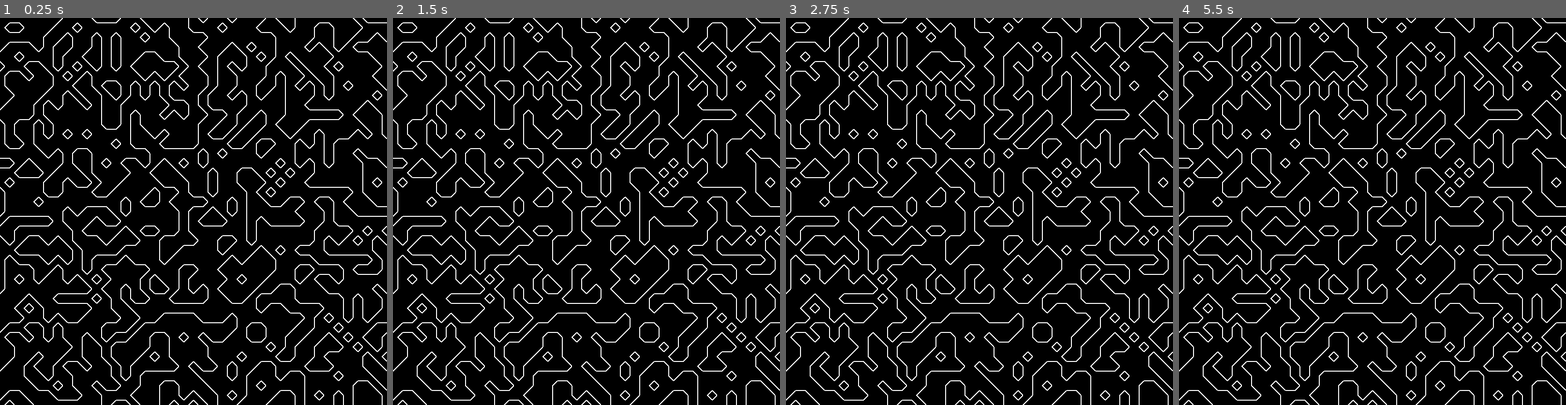
Above: before the commit, frames 1-4 (left to right).
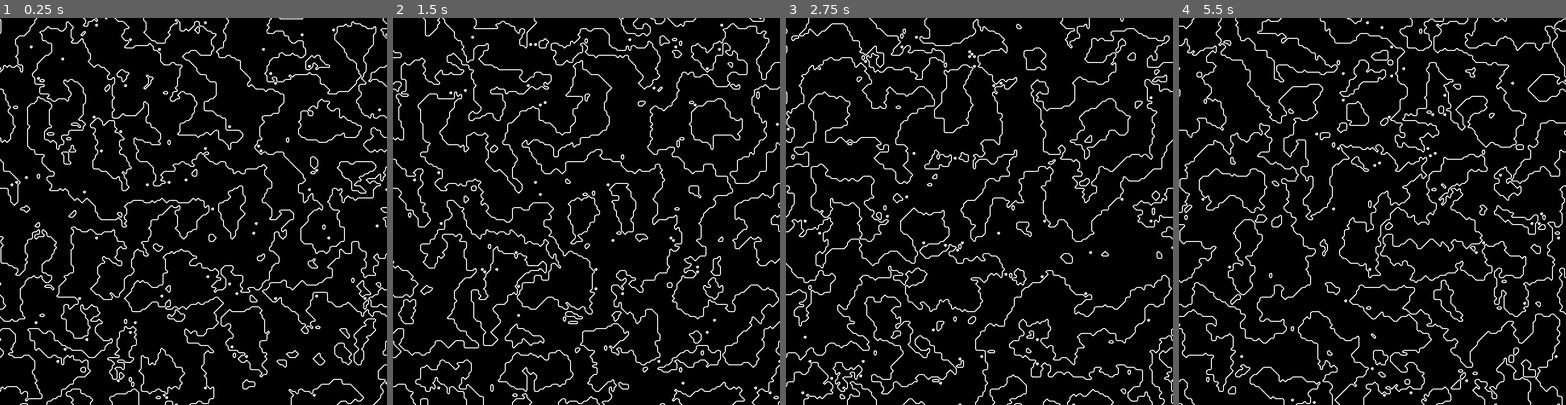
Above: after the commit, the same moments.

Repository: QuesheG/Marching-Squares
Game: Godot game, scene res://node_2d.tscn
The game is run twice, just before and just after one commit, with the same random seed, the same clock (stepped at 60 frames per second) and the same inputs.
Inputs:
- Up to frame 1 (0.25 s): no input
- Up to frame 2 (1.5 s): no input
- Up to frame 3 (2.75 s): no input
- Up to frame 4 (5.5 s): no input

The runs differ from the first frame. In frame 1, 14% of the frame differs, in the area x 0-100%, y 0-100%; in frame 2, 13%; in frame 3, 13%; in frame 4, 14%.

Commit message:
finished open simplex noise

Diff:
--- a/Node2D.gd
+++ b/Node2D.gd
@@ -7,13 +7,14 @@
 var text: CompressedTexture2D = load("res://visualize_point.png")
 
 var size: Vector2
-var offset: int
+var offset: int = 5
 var q_x_points: int
 var q_y_points: int
 
 var point_arr: Array = []
 
 var frame: int = 0
+var noise: FastNoiseLite = FastNoiseLite.new()
 
 func declare_matrix(point_arr: Array, x_size: int, y_size: int) -> void:
 	for i in x_size + 1:
@@ -28,15 +29,15 @@
 	while i <= size.x:
 		while j <= size.y:
 			var pos: Vector2 = Vector2(i, j)
-			var point: Point = Point.new(text, pos)
-			point.Sprite.scale = point.Sprite.scale / 5
-			add_child(point)
+			var point: Point = Point.new(pos) #text,
+			#point.Sprite.scale = point.Sprite.scale / 5
+			#add_child(point)
 			point_arr[i / offset][j / offset] = point
 			j += offset
 		j = 0
 		i += offset
 
-func calc() -> void:
+func calc(noise: FastNoiseLite) -> void:
 	for i in q_x_points:
 		for j in q_y_points:
 
@@ -53,6 +54,10 @@
 			var b: Vector2 = Vector2(x + offset, y + (offset/2))
 			var c: Vector2 = Vector2(x + (offset/2), y + offset)
 			var d: Vector2 = Vector2(x, y + (offset/2))
+			point_arr[i][j].State = ceili(noise.get_noise_3d(x, y, 0))
+			point_arr[i + 1][j].State = ceili(noise.get_noise_3d(x + offset, y, 0))
+			point_arr[i + 1][j + 1].State = ceili(noise.get_noise_3d(x + offset, y + offset, 0))
+			point_arr[i][j + 1].State = ceili(noise.get_noise_3d(x, y + offset, 0))
 			var state: int = get_state(
 				point_arr[i][j].State,
 				point_arr[i + 1][j].State,
@@ -90,7 +95,7 @@
 				14:
 					create_line(c, d)
 
-func get_state(a: int, b: int, c: int, d: int) -> int:
+func get_state(a: float, b: float, c: float, d: float) -> int:
 	return a*8 + b*4 + c*2 + d
 
 func create_line(p1: Vector2, p2: Vector2) -> void:
@@ -100,15 +105,26 @@
 	line.add_point(p1)
 	line.add_point(p2)
 
+func clear_lines() -> void:
+	for n in get_children():
+		n.queue_free()
+
 func _ready() -> void:
+	noise.noise_type = FastNoiseLite.TYPE_SIMPLEX
+	noise.frequency = 0.01
 	size = get_viewport_rect().size
-	offset = 20
 	q_x_points = size.x / offset
 	q_y_points = size.y / offset
 	declare_matrix(point_arr, q_x_points, q_y_points)
 	make_grid()
+	#calc()
 
 func _process(_delta: float) -> void:
 	if !frame:
-		calc()
+		clear_lines()
+		calc(noise)
+		noise.offset += Vector3(0.01, 0.01, 1)
 	frame += 1
+	if frame == 5:
+		frame = 0
+	pass
--- a/Point.gd
+++ b/Point.gd
@@ -3,19 +3,19 @@
 
 var draw_points: bool = false
 var Position: Vector2
-var Sprite: Sprite2D
-var State: bool
-
-func _init(text: CompressedTexture2D, pos: Vector2) -> void:
-	Sprite = Sprite2D.new()
-	Sprite.texture = text
+#var Sprite: Sprite2D
+var State: int
+#text: CompressedTexture2D,
+func _init(pos: Vector2) -> void:
+	#Sprite = Sprite2D.new()
+	#Sprite.texture = text
 	Position = pos
-	Sprite.position = Position
-	add_child(Sprite)
-	State = randi_range(0, 1)
-
-func _ready() -> void:
-	if !State:
-		Sprite.modulate = Color(0.2, 0.2, 0.2)
-	if !draw_points:
-		Sprite.modulate = Color(0,0,0,0)
+	#Sprite.position = Position
+	#add_child(Sprite)
+	#State = randi_range(0, 1)
+#
+#func _ready() -> void:
+	#if !State:
+		#Sprite.modulate = Color(0.2, 0.2, 0.2)
+	#if !draw_points:
+		#Sprite.modulate = Color(0,0,0,0)
